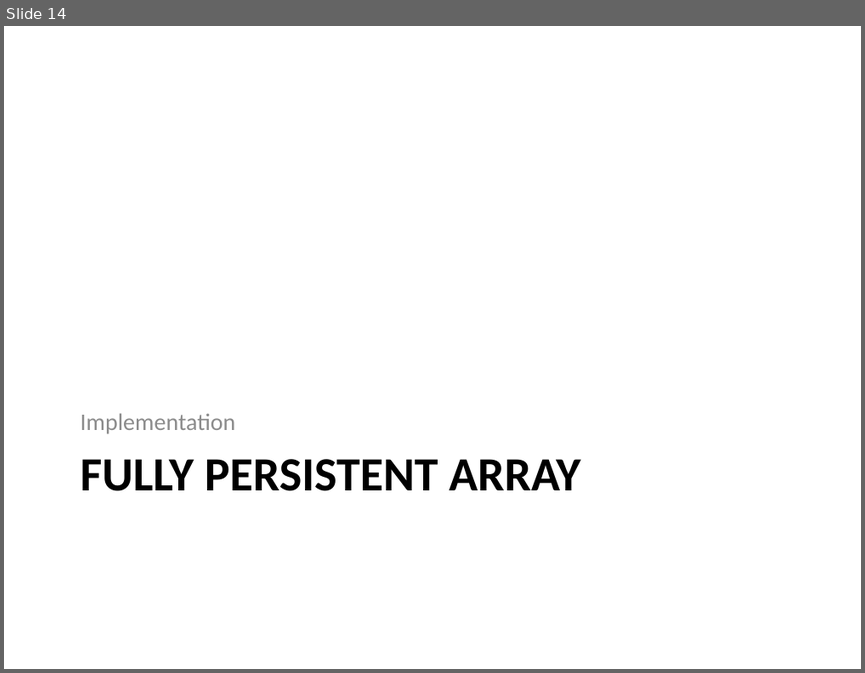
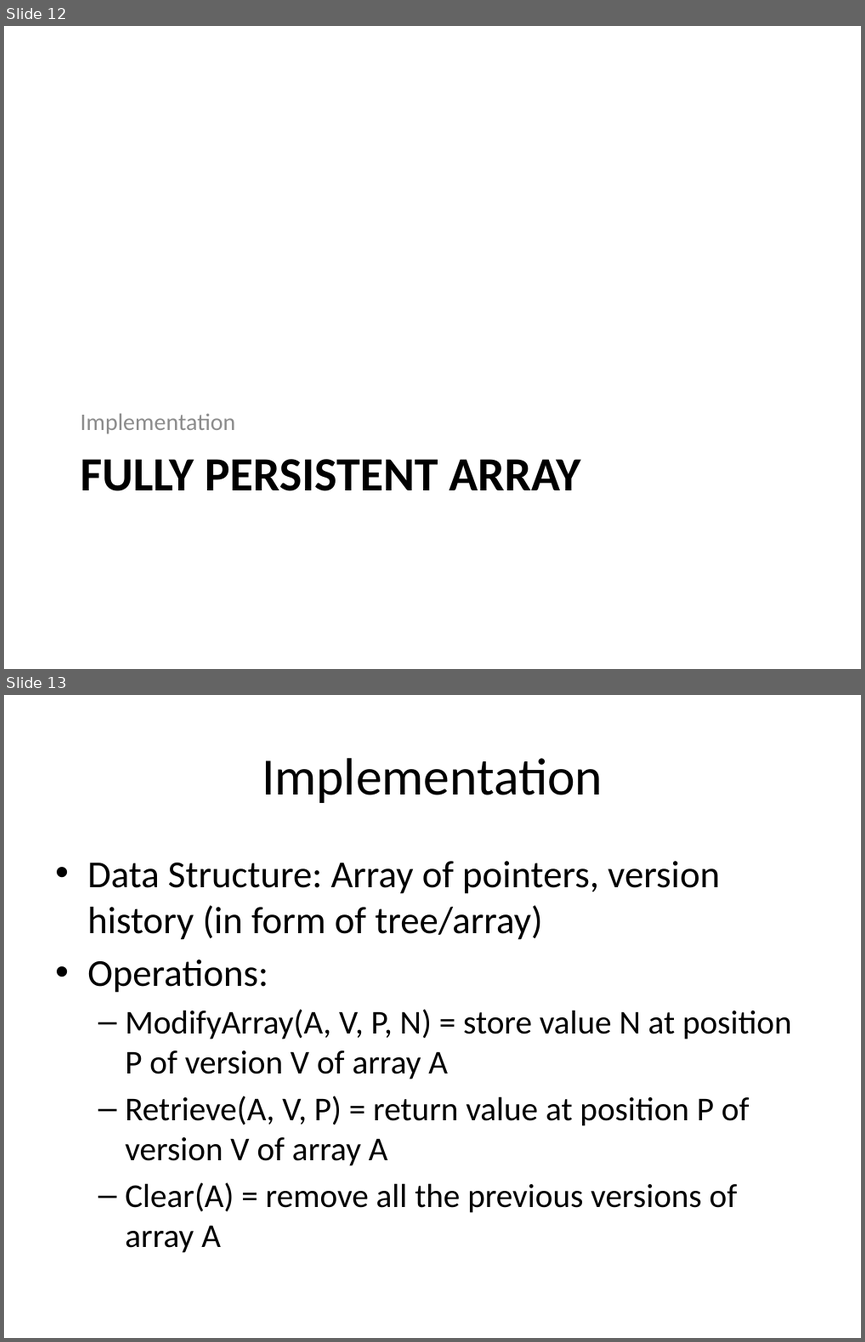
Before and after one commit to SirArthur7/PersistantDataStructure, a slide deck: Kanko/Persistent Array.pptx. Shown one above the other, each under a label of ours: slide 14 before the commit, slides 12 and 13 after it. The pictures are 865x673 and 865x1342 pixels, drawn with LibreOffice and Linux fonts; fonts in the diff are those of the drawing. Boxes give left, top, right and bottom in pixels: in the first picture for what was removed or moved away, otherwise in the second. Text is boxed around its words. In the diff, an @@ line names an element or a change of style, - is before the commit and + after.

```diff
--- a/Kanko/Persistent Array.pptx
+++ b/Kanko/Persistent Array.pptx
@@ slide 13 added at bbox=[4, 695, 861, 1338], background #FFFFFF @@
@@ title added at bbox=[262, 758, 602, 803], 44 pt, text #000000 @@
+Implementation
@@ text added at bbox=[87, 861, 792, 1253], 28 pt, text #000000 @@
+• Data Structure: Array of pointers, version history (in form of tree/array)
+• Operations:
+  – ModifyArray(A, V, P, N) = store value N at position P of version V of array A
+  – Retrieve(A, V, P) = return value at position P of version V of array A
+  – Clear(A) = remove all the previous versions of array A
@@ what was slide 14 is now slide 12 @@
```
Also in this commit, not shown: 12 slides changed, 11 other slides added, 2 slides removed, 16 other files.
